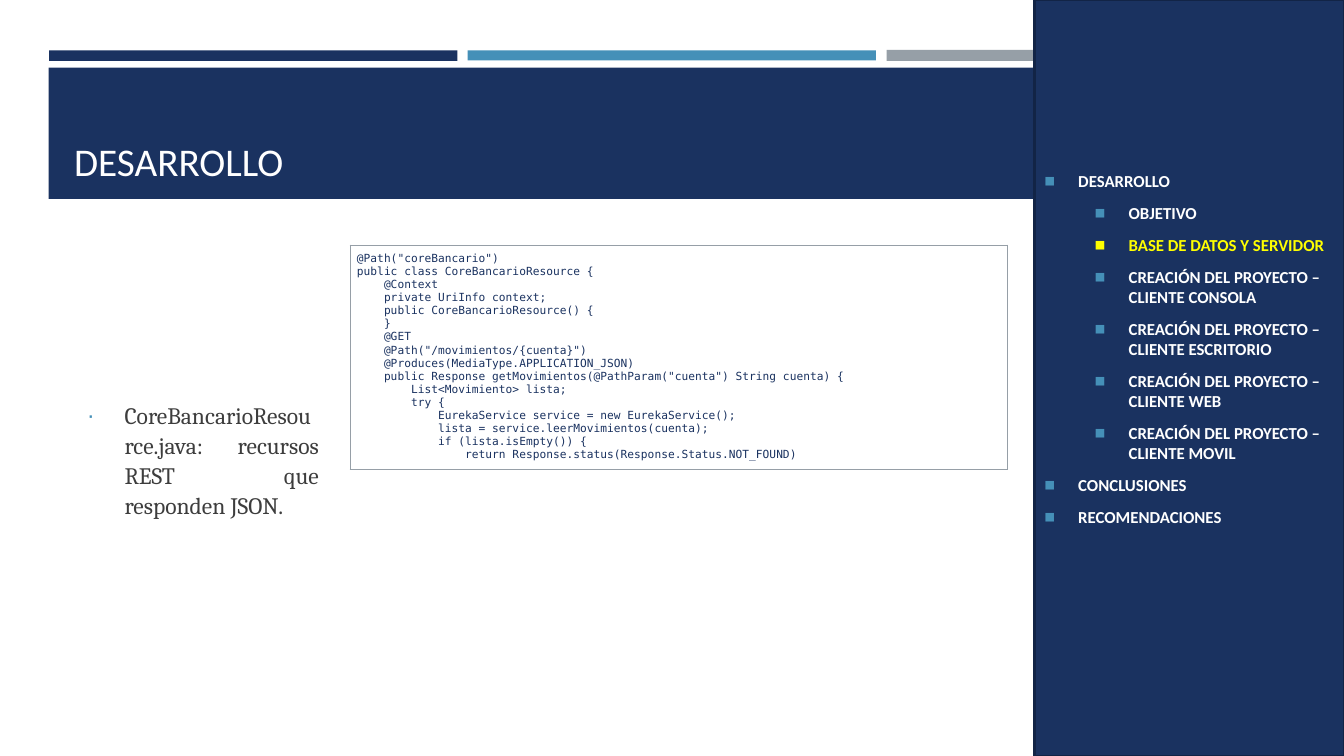
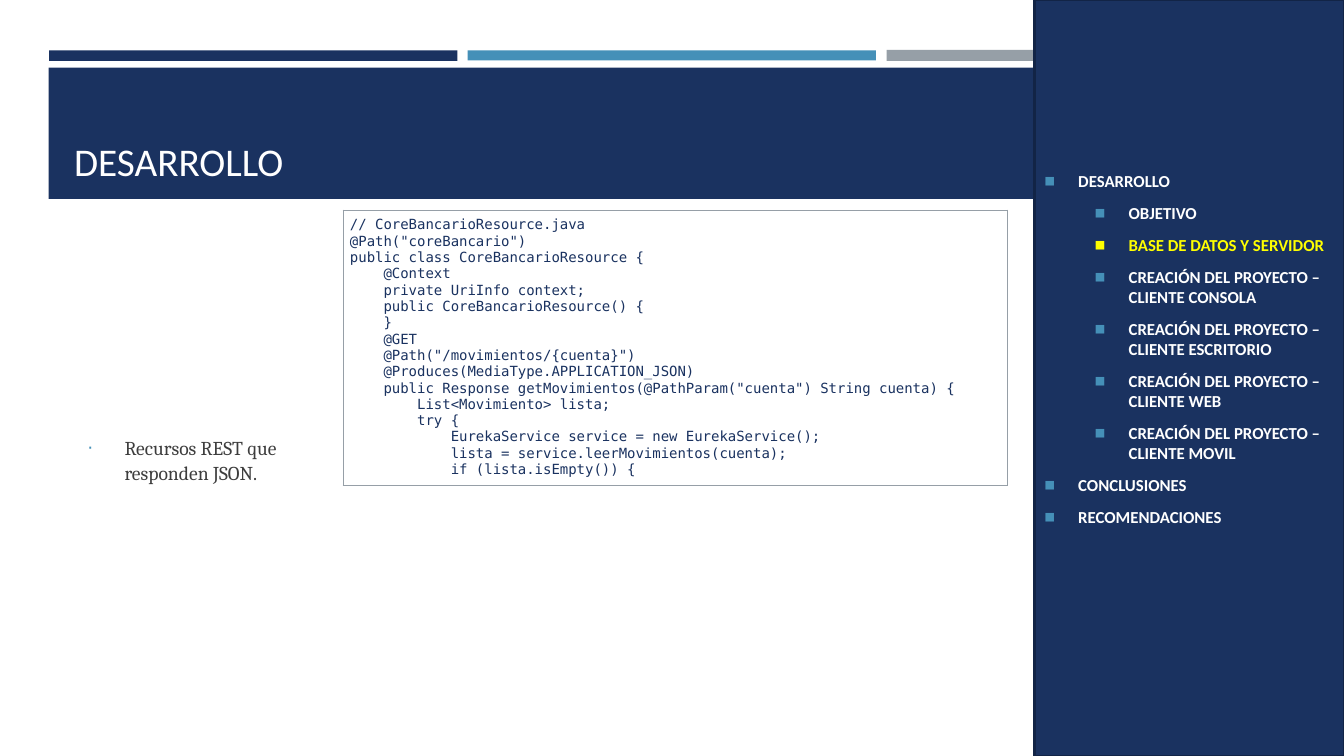
Before and after one commit to MATEOCAIZA/TG.1.3.-PAO202651_EUREKA_BDD_LOCAL_RESTFUL_JAVA_NRC36884_GR06, a slide deck: slide 8 of 05. DOCUMENTACION/PRESENTACION TG.1.3. EUREKABANK RESTFUL con BDD LOCAL en JAVA GR06.pptx. Drawn at 1344x756 pixels with LibreOffice and Linux fonts; fonts in the diff are those of the drawing. Boxes give left, top, right and bottom in pixels: in the first picture for what was removed or moved away, otherwise in the second. Text is boxed around its words. In the diff, an @@ line names an element or a change of style, - is before the commit and + after.

```diff
--- a/05. DOCUMENTACION/PRESENTACION TG.1.3. EUREKABANK RESTFUL con BDD LOCAL en JAVA GR06.pptx
+++ b/05. DOCUMENTACION/PRESENTACION TG.1.3. EUREKABANK RESTFUL con BDD LOCAL en JAVA GR06.pptx
@@ table at bbox=[343, 210, 1008, 481] @@
@@ row 1, column 1: "@Path("coreBancario") / public class CoreBancarioResource { / @Context / private UriInfo context; / public CoreBancarioResource() { / } / @GET / @Path("/movimientos/{cuenta}") / @Produces(MediaType.APPLICATION_JSON) / public Response getMovimientos(@PathParam("cuenta") String cuenta) { / List<Movimiento> lista; / try { / EurekaService service = new EurekaService(); / lista = service.leerMovimientos(cuenta); / if (lista.isEmpty()) { / return Response.status(Response.Status.NOT_FOUND)" to "// CoreBancarioResource.java / @Path("coreBancario") / public class CoreBancarioResource { / @Context / private UriInfo context; / public CoreBancarioResource() { / } / @GET / @Path("/movimientos/{cuenta}") / @Produces(MediaType.APPLICATION_JSON) / public Response getMovimientos(@PathParam("cuenta") String cuenta) { / List<Movimiento> lista; / try { / EurekaService service = new EurekaService(); / lista = service.leerMovimientos(cuenta); / if (lista.isEmpty()) {" @@
@@ table: place and size @@
-table at bbox=[350, 245, 1008, 469]
+table at bbox=[343, 210, 1008, 481]
@@ text at bbox=[125, 442, 276, 484]: text changed; size 16.8 to 14 pt @@
-∙ CoreBancarioResource.java: recursos REST que responden JSON.
+∙ Recursos REST que responden JSON.
```
Also in this commit, not shown: 21 other slides changed, 3 other files.
